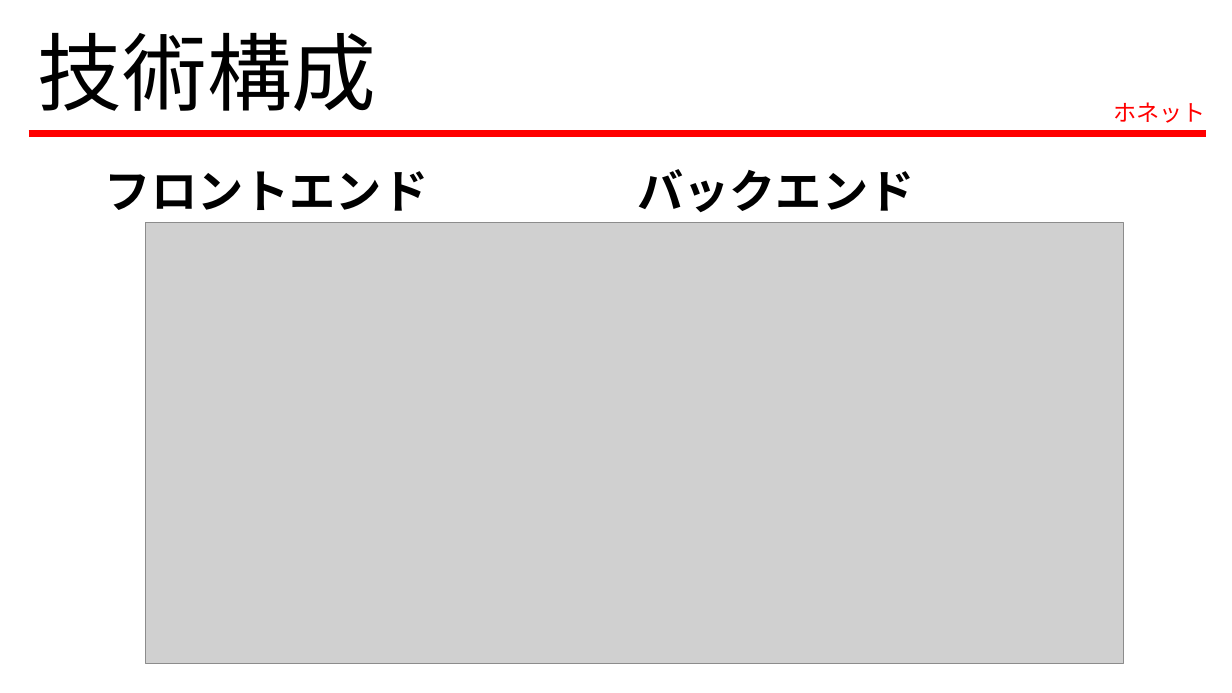
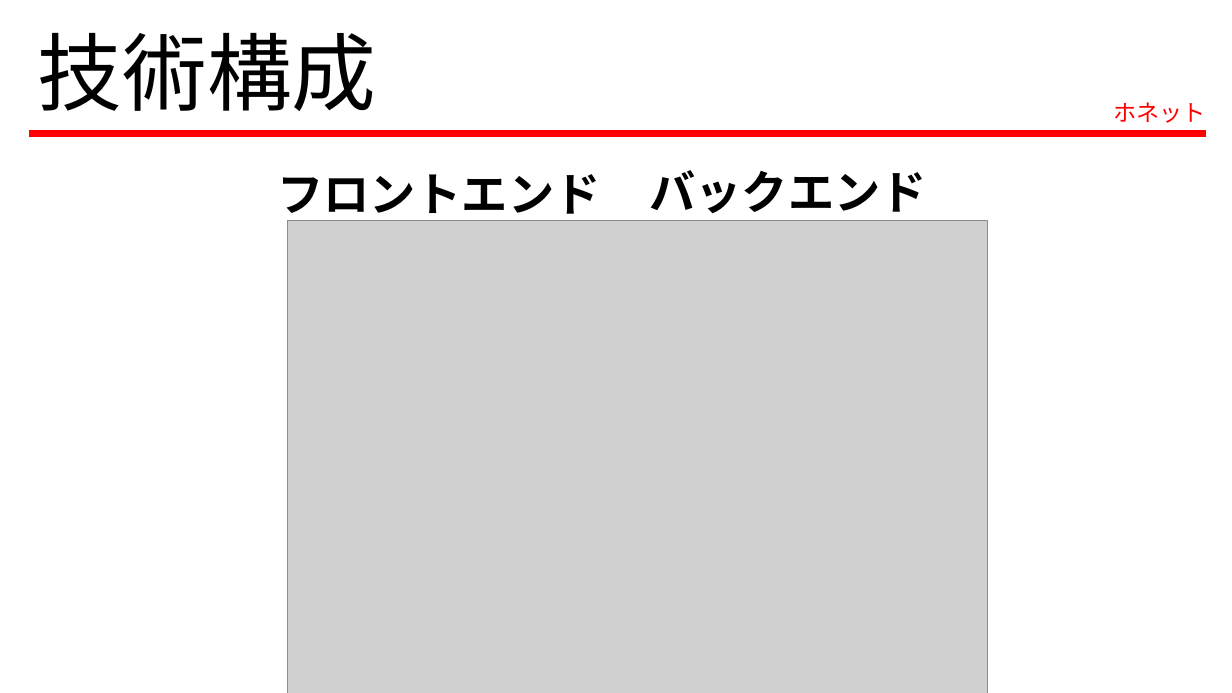
Before and after one commit to c0b23048bf/honetto, a slide deck: slide 9 of 発表資料_vol1.pptx. Drawn at 1232x693 pixels with LibreOffice and Linux fonts; fonts in the diff are those of the drawing; grey boxes stand for pictures. Boxes give left, top, right and bottom in pixels: in the first picture for what was removed or moved away, otherwise in the second. Text is boxed around its words. In the diff, an @@ line names an element or a change of style, - is before the commit and + after.

```diff
--- a/発表資料_vol1.pptx
+++ b/発表資料_vol1.pptx
@@ text "フロントエンド" rewrapped from [105, 171, 428, 211] to [277, 174, 600, 223] @@
@@ text "バックエンド" rewrapped from [637, 169, 914, 212] to [650, 170, 927, 221] @@
@@ picture: place and size @@
-picture at [146, 223, 1124, 664]
+picture at [287, 221, 987, 693]
```
Also in this commit, not shown: 2 other slides changed, 12 slides added, 3 other files.
